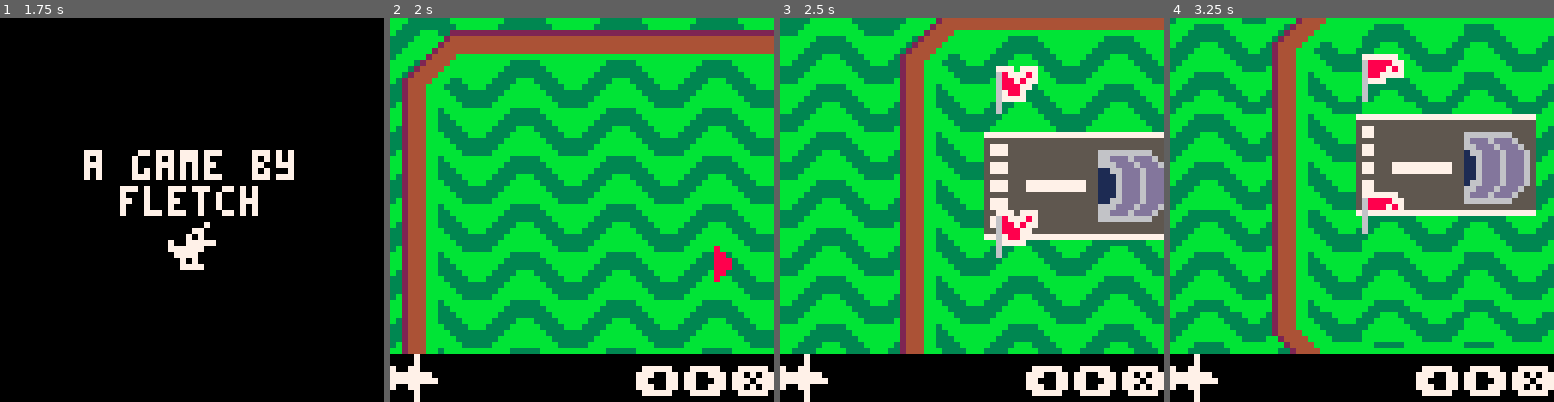
Above: before the commit, frames 1-4 (left to right).
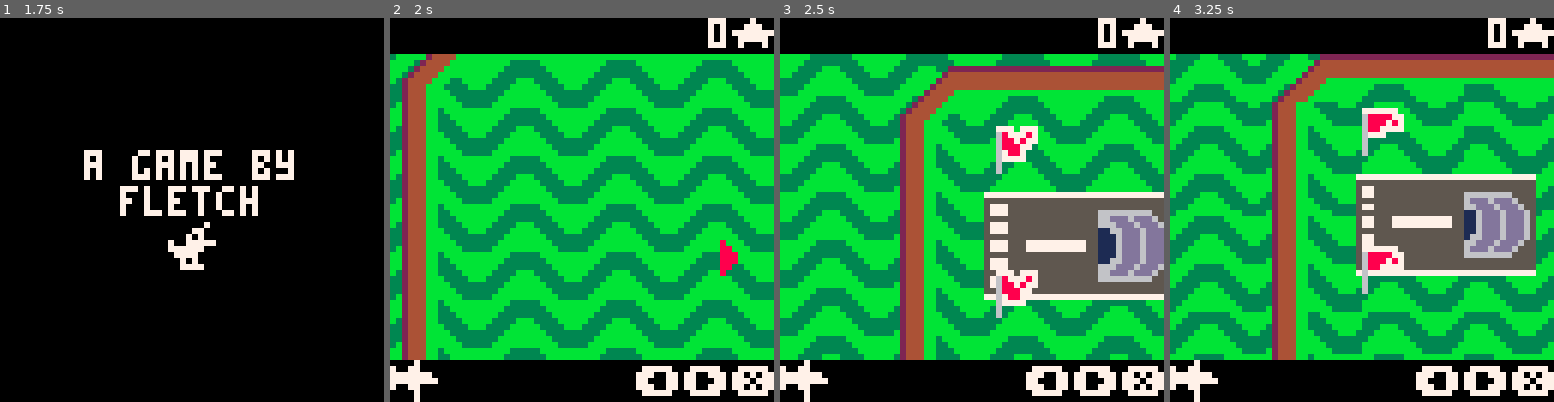
Above: after the commit, the same moments.

Repository: fletchmakes/oops-airlines
Game: PICO-8 cartridge oops-airlines.p8
The game is run twice, just before and just after one commit, with the same random seed, the same clock (stepped at 60 frames per second) and the same inputs.
Inputs:
- Up to frame 1 (1.75 s): tap X (X key) at 0.33, 1.07 s; tap O (Z key) at 0.7, 1.7 s; hold Right from 1.6 s (still down)
- Up to frame 2 (2 s): keep holding Right; tap X (X key) at 1.85 s
- Up to frame 3 (2.5 s): release Right at 2.1 s; tap O (Z key) at 2.1 s; hold Up 2.15-2.42 s; hold Right from 2.47 s (still down)
- Up to frame 4 (3.25 s): tap O (Z key) at 2.5, 2.9 s; tap X (X key) at 2.97 s; release Right at 3.03 s; hold Left from 3.08 s (still down)

Frame 1 is identical in both runs. In frame 2, 11% of the frame differs, in the area x 0-100%, y 0-90%; in frame 3, 57%; in frame 4, 57%.

Commit message:
ui improvements, fixed bugs

Diff:
--- a/oops-airlines.p8
+++ b/oops-airlines.p8
@@ -71,6 +71,9 @@
 	emphasis = function(x, y) sspr(60, 122, 3, 6, x, y) end,
 }
 
+local alphabet = split("a,b,c,d,e,f,g,h,i,j,k,l,m,n,o,p,q,r,s,t,u,v,w,x,y,z")
+local numerals = split("0,1,2,3,4,5,6,7,8,9")
+
 function _init()
 	-- 64x64
     poke(0x5f2c, 3)
@@ -121,7 +124,7 @@
 
 local mode = "FLIGHT" -- "PLAN", "GAMEOVER"
 local plane_spawn_timer = 10
-local hangar = {x=192, y=136}
+local hangar = {x=192, y=126}
 
 function game_update()
     -- write any game update logic here
@@ -142,8 +145,6 @@
 		if btnp(4) then
 			reset_game()
 		end
-
-		return
 
 	-- flight mode - just watch the planes fly - zoom out to pan, zoom back in to switch between planes
 	elseif mode == "FLIGHT" then
@@ -294,7 +295,6 @@
 		draw_ui_overlay()
 	else
 		-- TODO: animate end game screen
-		-- TODO: camera not focusing on explosion
 		-- show end game screen
 		-- print(points, 0, 6, 7)
 		-- print(flights_saved[flight_type.RED], 0, 12, 7)
@@ -309,6 +309,7 @@
 	add(active_planes, plan_plane.idx)
 	animation.current = cocreate(plan_text())
 	cam.focus_item(cam, plan_plane)
+	cam.track_target = plan_plane
 end
 
 function switch_to_flight()
@@ -342,6 +343,7 @@
 	plane.sprite = sprites[1]
 	plane.color = colors[1]
 	plane.speed = 0.25
+	plane.code = ""
 
 	-- nodes are represented as a queue
 	plane.nodes = _qnew()
@@ -405,6 +407,8 @@
 		self.sprite = sprites[type]
 		self.color = colors[type]
 		self.speed = 0.25*type
+
+		self.code = rnd(alphabet)..rnd(alphabet)..rnd(numerals)..rnd(numerals)..rnd(numerals)..rnd(numerals)
 
 		self.altitude = 80
 		self.smoke = {}
@@ -609,7 +613,24 @@
 end
 
 function draw_ui_overlay()
-	rectfill(0, 56, 63, 63, 0)
+	-- top hud
+	rectfill(0, 0, 63, 5, 0)
+
+	if mode == "FLIGHT" then
+		if cam.track_target ~= nil and cam.track_target.color ~= nil then
+			rectfill(1, 1, 3, 3, cam.track_target.color)
+			print(cam.track_target.code, 5, 0, 7)
+		end
+	else
+		rectfill(1, 1, 3, 3, plan_plane.color)
+		print(plan_plane.code, 5, 0, 7)
+	end
+
+	local points_str = tostr(points)..chr(146)
+	print(points_str, 61-#points_str*4, 0, 7)
+
+	-- bottom hud
+	rectfill(0, 57, 63, 63, 0)
 
 	if mode == "FLIGHT" then
 		spr(11, 0, 56)
@@ -732,8 +753,8 @@
 
 			-- snap to tracked target if we're close enough
 			if dist(self, {x=newcamx, y=newcamy}) < 0.5 then
-				self.x = ttx
-				self.y = tty
+				if ttx > 0 and ttx < 128 then self.x = ttx end
+				if tty > 0 and tty < 128 then self.y = tty end
 			else
 				if newcamx > 0 and newcamx < 128 then self.x = newcamx end
 				if newcamy > 0 and newcamy < 128 then self.y = newcamy end
@@ -1013,9 +1034,9 @@
 end
 
 __gfx__
-00000000777770007777770077777770777077707770000077770000000000700000000000088000000000000000700000000700000000000000000000000000
-00000000688877006888877068878870687778706877777068877000000077000000080000888800007007000000700000007770000000000000000000000000
-00700700688887706888787068887770688787706887787068887770000707000000088008888880077007707007700000077777000000000000000000000000
+00000000777770007777770077777770777077707770000077770000000000700000000000088000000000000000000000000000000000000000000000000000
+00000000688877006888877068878870687778706877777068877000000077000000080000888800007007000000700000007000000000000000000000000000
+00700700688887706888787068887770688787706887787068887770000707000000088008888880077007707007700000077700000000000000000000000000
 00077000688778706887777068887000688877006888877068888870700777770000088800000000000000007777777000777770000000000000000000000000
 00077000677777706777000067777000678870006788770067777770777777000000088800000000000000007777777707777700000000000000000000000000
 00700700600000006000000060000000677770006777700060000000077770000000088000000000077007707007700070777000000000000000000000000000
Not shown, changed: assets/spritesheet.aseprite
Not shown, changed: spritesheet.png
